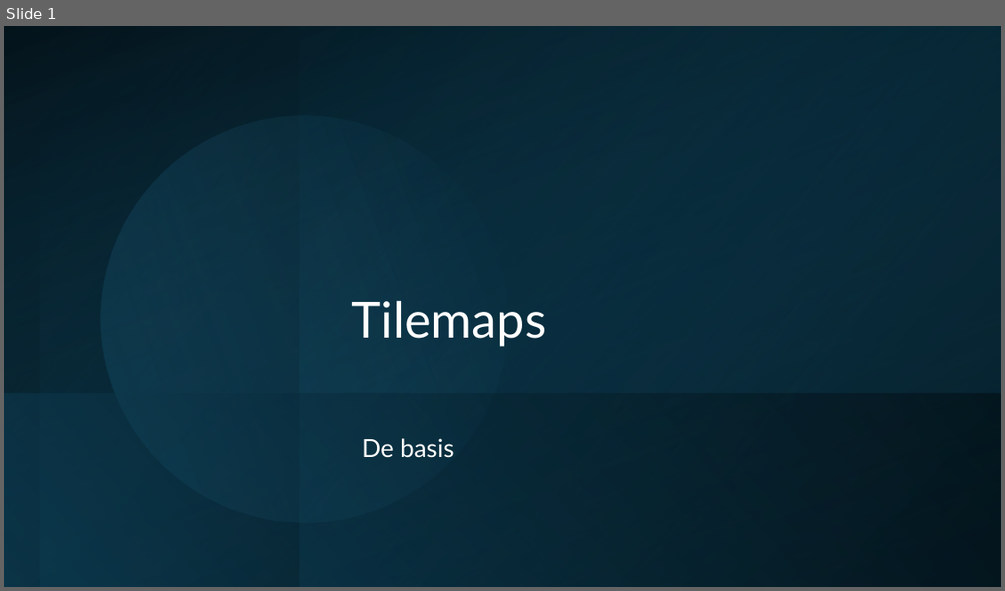
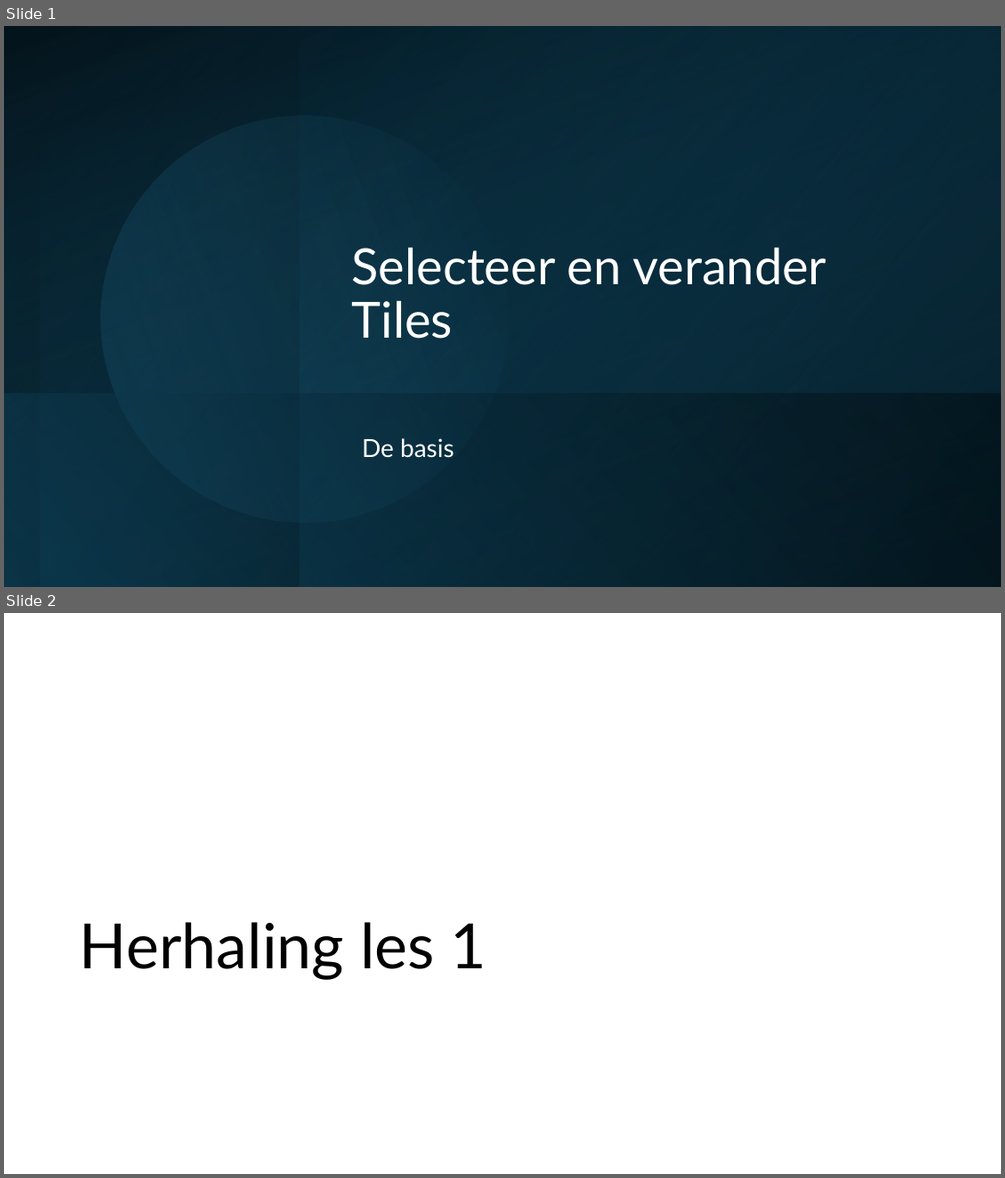
Before and after one commit to djsjollema/lessen-gamedevelopment, a slide deck: M4/GDV_2D_Gym/les2/gdv-2d-gym-les2.pptx. Shown one above the other, each under a label of ours: slide 1 before the commit, slides 1 and 2 after it. The pictures are 1005x591 and 1005x1178 pixels, drawn with LibreOffice and Linux fonts; fonts in the diff are those of the drawing. Boxes give left, top, right and bottom in pixels: in the first picture for what was removed or moved away, otherwise in the second. Text is boxed around its words. In the diff, an @@ line names an element or a change of style, - is before the commit and + after.

```diff
--- a/M4/GDV_2D_Gym/les2/gdv-2d-gym-les2.pptx
+++ b/M4/GDV_2D_Gym/les2/gdv-2d-gym-les2.pptx
@@ slide 2 added at [4, 613, 1001, 1174], background #FFFFFF @@
@@ title added at [80, 922, 487, 980], 60 pt, text #000000 @@
+Herhaling les 1
@@ slide 1 changed as well @@
@@ title at [352, 247, 826, 338]: text changed @@
-Tilemaps
+Selecteer en verander Tiles
```
Also in this commit, not shown: 8 other slides added, 3 slides removed, 5 other files.
